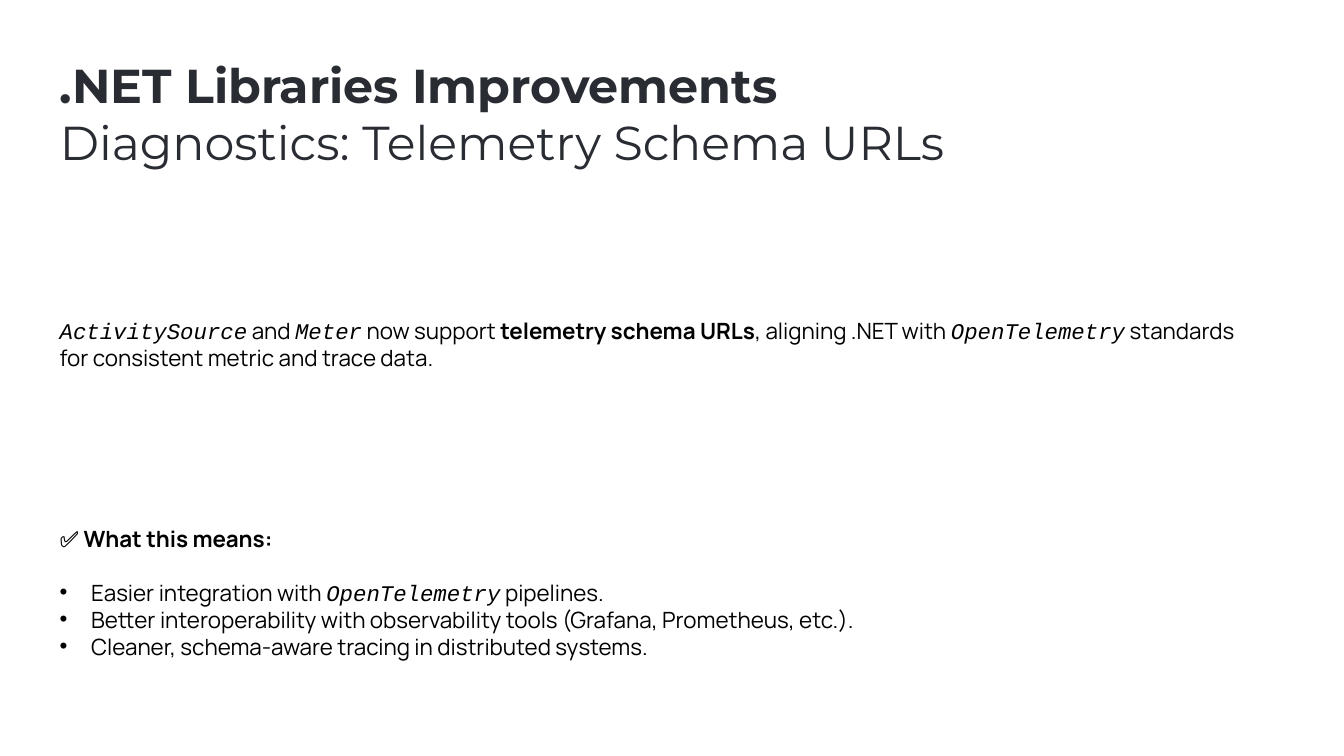
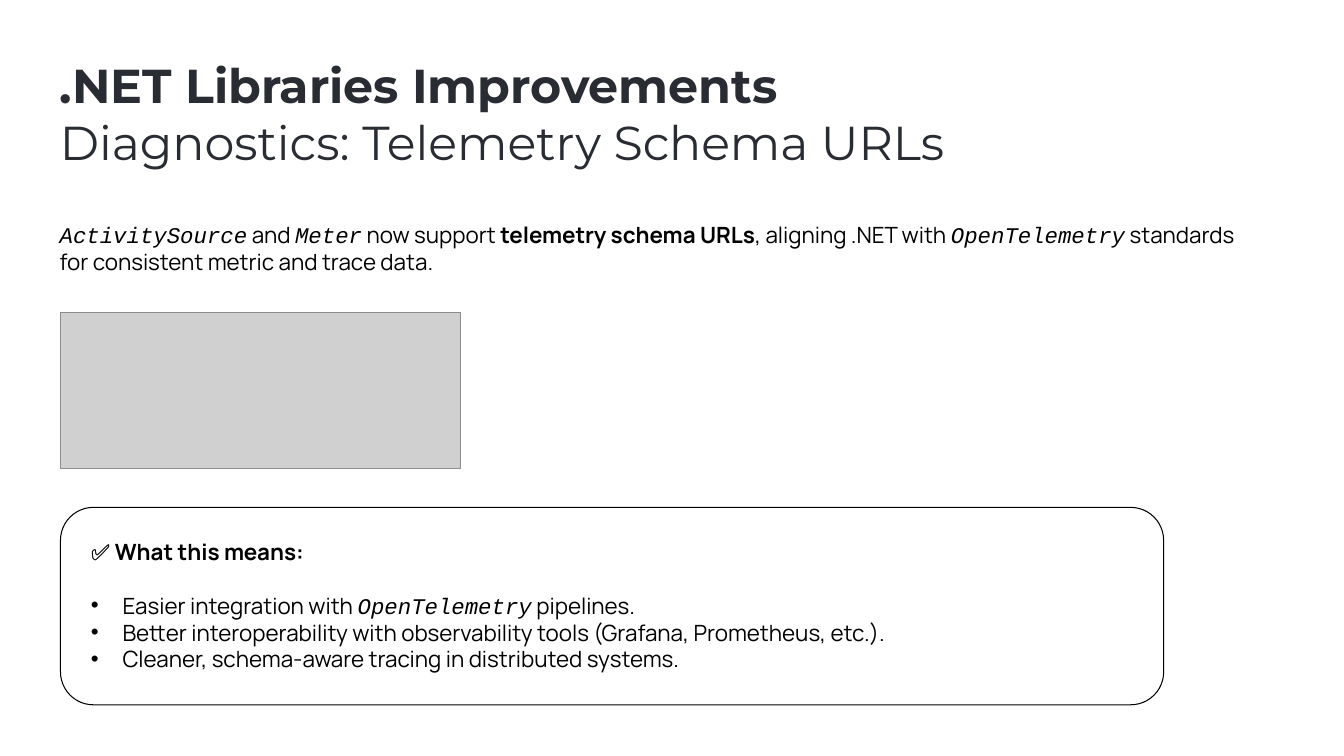
Before and after one commit to ebicoglu/presentations, a slide deck: slide 11 of abp-community-talks-2025.09.pptx. Drawn at 1344x756 pixels with LibreOffice and Linux fonts; fonts in the diff are those of the drawing; grey boxes stand for pictures; background and template pictures are left out. Boxes give left, top, right and bottom in pixels: in the first picture for what was removed or moved away, otherwise in the second. Text is boxed around its words. In the diff, an @@ line names an element or a change of style, - is before the commit and + after.

```diff
--- a/abp-community-talks-2025.09.pptx
+++ b/abp-community-talks-2025.09.pptx
@@ text "ActivitySource and Meter now support ...": place and size @@
-text "ActivitySource and Meter now support ..." at (60, 322, 1235, 367)
+text "ActivitySource and Meter now support ..." at (60, 226, 1235, 271)
@@ picture added at (60, 313, 461, 469) @@
@@ rounded rectangle added at (60, 507, 1164, 705), outline #000000 0.75 pt @@
@@ text "✅ What this means:": place and size @@
-text "✅ What this means:" at (84, 530, 853, 661)
+text "✅ What this means:" at (115, 543, 885, 673)
```
Also in this commit, not shown: 17 other slides changed, 2 slides added, 1 slide removed.
